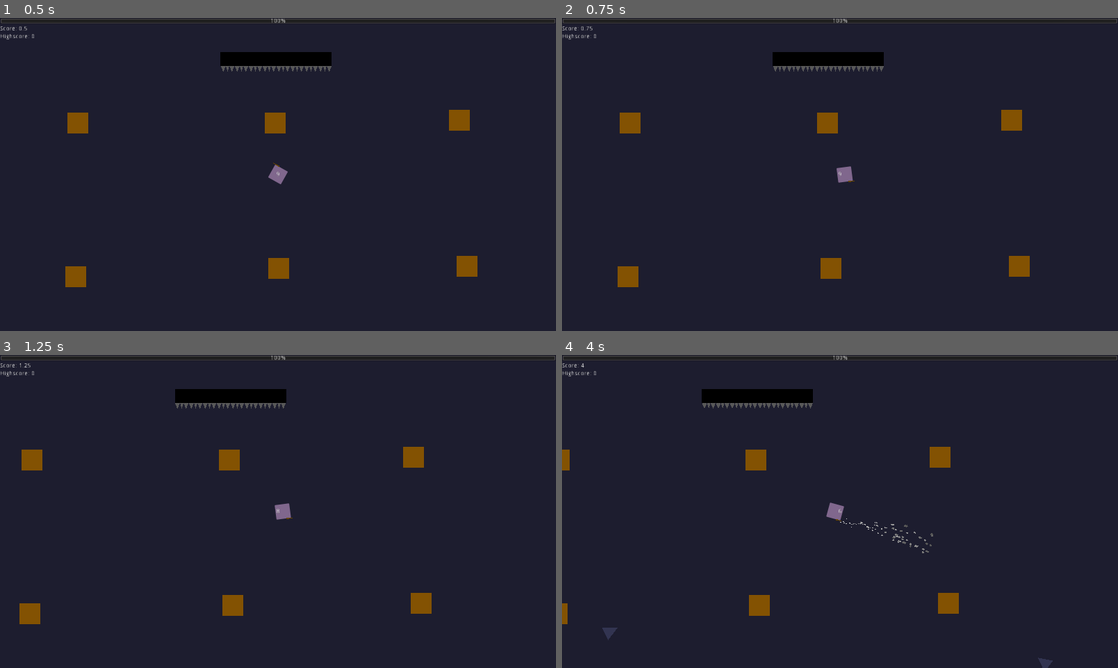
Above: before the commit, frames 1-4 (two rows, left to right).
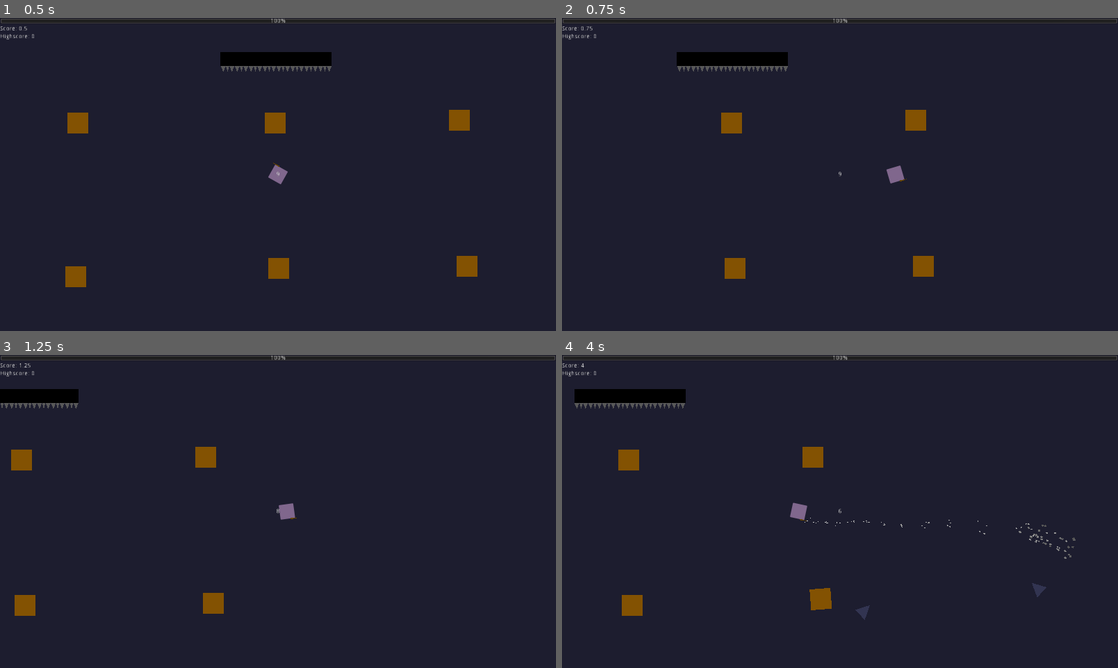
Above: after the commit, the same moments.

Repository: thx4nothing/LD51
Game: Godot game, scene res://core/Game.tscn
The game is run twice, just before and just after one commit, with the same random seed, the same clock (stepped at 60 frames per second) and the same inputs.
Inputs (mouse positions are in pixels of both pictures, inside the frame that each line leads up to):
- Up to frame 1 (0.5 s): no input
- Up to frame 2 (0.75 s): tap Enter at 0.5 s; move the mouse to (962, 158) at 0.52 s; hold D (move_right) from 0.53 s (still down); right-click (962, 158) at 0.6 s
- Up to frame 3 (1.25 s): keep holding D (move_right)
- Up to frame 4 (4 s): move the mouse to (728, 527) at 1.27 s; release D (move_right) at 1.28 s; hold S (move_down) 1.28-2.03 s; click (728, 527) at 1.35 s; right-click (728, 527) at 1.55 s; move the mouse to (895, 442) at 2.02 s; hold D (move_right) 2.03-2.78 s; right-click (895, 442) at 2.1 s; move the mouse to (812, 574) at 2.77 s; hold W (move_up) 2.78-3.53 s; right-click (812, 574) at 2.85 s; move the mouse to (1006, 558) at 3.52 s; press the mouse at (1006, 558) at 3.53 s; hold A (move_left) from 3.53 s (still down); right-click (1006, 558) at 3.8 s

Frame 1 is identical in both runs. In frame 2, 4.6% of the frame differs, in the area x 10-85%, y 10-86%; in frame 3, 3.9%; in frame 4, 5.0%, in the area x 0-93%, y 10-100%.

Commit message:
refactored movement, added dodging

Diff:
--- a/characters/enemies/enemy.gd
+++ b/characters/enemies/enemy.gd
@@ -2,7 +2,7 @@
 class_name Enemy
 
 # movement
-export (float) var speed := 200.0
+export (float) var speed := 500.0
 var velocity: Vector2 = Vector2.ZERO
 
 # hp and damage
--- a/characters/player/Player.tscn
+++ b/characters/player/Player.tscn
@@ -223,6 +223,7 @@
 amount = 1000
 lifetime = 3.0
 speed_scale = 5.11
+visibility_rect = Rect2( -22, -46.313, 271.513, 85.2066 )
 local_coords = false
 process_material = SubResource( 5 )
 
@@ -264,5 +265,10 @@
 [node name="Shrink" type="Node" parent="States"]
 script = ExtResource( 7 )
 
+[node name="DodgeTimer" type="Timer" parent="."]
+wait_time = 3.0
+one_shot = true
+
 [connection signal="timeout" from="BlinkTimer" to="." method="_on_BlinkTimer_timeout"]
 [connection signal="timeout" from="SpellTimer" to="." method="_on_SpellTimer_timeout"]
+[connection signal="timeout" from="DodgeTimer" to="." method="_on_DodgeTimer_timeout"]
--- a/characters/player/player.gd
+++ b/characters/player/player.gd
@@ -18,9 +18,12 @@
 
 # movement
 var _velocity: Vector2 = Vector2.ZERO
-export var _acceleration: float = 10000 # p/s^2
-export var _max_speed: float = 300 # p/s
+export var speed: float = 300 # p/s
+export var friction = 0.18
 var _knockback: Vector2 = Vector2.ZERO
+export var dodge_speed: float = 25000
+export var dodge_cooldown: float = 3.0
+var dodged: bool = false
 
 # nodes
 onready var _shoot_point: Position2D = $Body/Wand/ShootPoint as Position2D
@@ -34,6 +37,7 @@
 onready var blood_particles: Particles2D = $BloodParticles as Particles2D
 onready var shrinking_particles: Particles2D = $Body/Wand/ShrinkingParticles as Particles2D
 onready var shrink_ray: RayCast2D = $ShrinkRay as RayCast2D
+onready var dodge_timer: Timer = $DodgeTimer as Timer
 
 # spell changer
 onready var spell_timer: Timer = $SpellTimer as Timer
@@ -62,13 +66,22 @@
 func _physics_process(delta: float) -> void:
 	if dead: return
 	state.physics_tick(self, delta)
-	var direction: = Vector2(Input.get_axis("move_left", "move_right"), Input.get_axis("move_up", "move_down")).normalized()
-	var _move_vector: Vector2 = _acceleration * direction * delta + _knockback
-	if _knockback != Vector2.ZERO:
+	var direction: = Vector2(Input.get_axis("move_left", "move_right"), Input.get_axis("move_up", "move_down"))
+	if direction.length() > 1.0:
+		direction = direction.normalized()
+	var target_velocity = direction * speed
+
+	if direction and Input.is_action_just_pressed("dodge") and not _knockback and not dodged:
+		dodged = true
+		dodge_timer.start(dodge_cooldown)
+		target_velocity += direction * dodge_speed
+	elif _knockback:
+		target_velocity += _knockback
 		_knockback.x = move_toward(_knockback.x, 0, 100)
 		_knockback.y = move_toward(_knockback.y, 0, 100)
-		print(_move_vector)
-	_velocity = move_and_slide(_move_vector)
+
+	_velocity += (target_velocity - _velocity) * friction
+	_velocity = move_and_slide(_velocity)
 	var _rotation: float = get_angle_to(get_global_mouse_position())
 	body.rotation = _rotation
 	collision_body.rotation = _rotation
@@ -85,7 +98,7 @@
 		blood_particles.emitting = true
 		health.take_damage(amount)
 		var normals = source.global_position.direction_to(global_position)
-		_knockback += normals * 1000
+		_knockback = normals * 1000
 
 func _health_changed(value) -> void:
 	if value <= 0 and not dead:
@@ -107,3 +120,7 @@
 	while state == prev_state:
 		self.state = $"%States".get_children()[randi() % spell_count]
 	emit_signal("spell_changed", state)
+
+
+func _on_DodgeTimer_timeout() -> void:
+	dodged = false
--- a/core/World.tscn
+++ b/core/World.tscn
@@ -22,9 +22,9 @@
 glow_bicubic_upscale = true
 
 [sub_resource type="NavigationPolygon" id=1]
-vertices = PoolVector2Array( -1298, 807, -993, -814, 1115, -827, 1406, 814 )
+vertices = PoolVector2Array( -4918, 4927, -4939, -4951, 4939, -4951, 4960, 4948 )
 polygons = [ PoolIntArray( 0, 1, 2, 3 ) ]
-outlines = [ PoolVector2Array( -1298, 807, -993, -814, 1115, -827, 1406, 814 ) ]
+outlines = [ PoolVector2Array( -4918, 4927, -4939, -4951, 4939, -4951, 4960, 4948 ) ]
 
 [node name="World" type="Node2D"]
 script = ExtResource( 4 )
@@ -50,10 +50,10 @@
 [node name="Node" type="Node" parent="Camera2D"]
 
 [node name="TopLeft" type="Position2D" parent="Camera2D/Node"]
-position = Vector2( -737, -430 )
+position = Vector2( -4884, -4913 )
 
 [node name="BottomRight" type="Position2D" parent="Camera2D/Node"]
-position = Vector2( 828, 465 )
+position = Vector2( 4915, 4888 )
 
 [node name="Navigation2D" type="Navigation2D" parent="."]
 
@@ -83,26 +83,28 @@
 [node name="SpikeWall8" parent="Navigation2D/Spikes" instance=ExtResource( 8 )]
 position = Vector2( 108, -266 )
 
+[node name="Crates" type="Node" parent="Navigation2D"]
+
+[node name="Crate" parent="Navigation2D/Crates" instance=ExtResource( 9 )]
+position = Vector2( -461, -118 )
+
+[node name="Crate2" parent="Navigation2D/Crates" instance=ExtResource( 9 )]
+position = Vector2( -7, -118 )
+
+[node name="Crate3" parent="Navigation2D/Crates" instance=ExtResource( 9 )]
+position = Vector2( 417, -125 )
+
+[node name="Crate4" parent="Navigation2D/Crates" instance=ExtResource( 9 )]
+position = Vector2( 435, 211 )
+
+[node name="Crate5" parent="Navigation2D/Crates" instance=ExtResource( 9 )]
+position = Vector2( 1, 216 )
+
+[node name="Crate6" parent="Navigation2D/Crates" instance=ExtResource( 9 )]
+position = Vector2( -465, 235 )
+
 [node name="NavigationPolygonInstance" type="NavigationPolygonInstance" parent="Navigation2D"]
 navpoly = SubResource( 1 )
 
 [node name="Player" parent="Navigation2D" groups=["player"] instance=ExtResource( 10 )]
 unique_name_in_owner = true
-
-[node name="Crate" parent="Navigation2D" instance=ExtResource( 9 )]
-position = Vector2( -461, -118 )
-
-[node name="Crate2" parent="Navigation2D" instance=ExtResource( 9 )]
-position = Vector2( -7, -118 )
-
-[node name="Crate3" parent="Navigation2D" instance=ExtResource( 9 )]
-position = Vector2( 417, -125 )
-
-[node name="Crate4" parent="Navigation2D" instance=ExtResource( 9 )]
-position = Vector2( 435, 211 )
-
-[node name="Crate5" parent="Navigation2D" instance=ExtResource( 9 )]
-position = Vector2( 1, 216 )
-
-[node name="Crate6" parent="Navigation2D" instance=ExtResource( 9 )]
-position = Vector2( -465, 235 )
--- a/project.godot
+++ b/project.godot
@@ -144,6 +144,7 @@
 , Object(InputEventJoypadButton,"resource_local_to_scene":false,"resource_name":"","device":0,"button_index":7,"pressure":0.0,"pressed":false,"script":null)
 , Object(InputEventJoypadButton,"resource_local_to_scene":false,"resource_name":"","device":0,"button_index":5,"pressure":0.0,"pressed":false,"script":null)
 , Object(InputEventJoypadButton,"resource_local_to_scene":false,"resource_name":"","device":0,"button_index":0,"pressure":0.0,"pressed":false,"script":null)
+, Object(InputEventKey,"resource_local_to_scene":false,"resource_name":"","device":0,"alt":false,"shift":false,"control":false,"meta":false,"command":false,"pressed":false,"scancode":0,"physical_scancode":16777238,"unicode":0,"echo":false,"script":null)
  ]
 }
 debug_change_mode={
@@ -154,6 +155,15 @@
 debug_spawn_enemy={
 "deadzone": 0.5,
 "events": [ Object(InputEventKey,"resource_local_to_scene":false,"resource_name":"","device":0,"alt":false,"shift":false,"control":false,"meta":false,"command":false,"pressed":false,"scancode":0,"physical_scancode":69,"unicode":0,"echo":false,"script":null)
+ ]
+}
+dodge={
+"deadzone": 0.5,
+"events": [ Object(InputEventMouseButton,"resource_local_to_scene":false,"resource_name":"","device":0,"alt":false,"shift":false,"control":false,"meta":false,"command":false,"button_mask":0,"position":Vector2( 0, 0 ),"global_position":Vector2( 0, 0 ),"factor":1.0,"button_index":2,"pressed":false,"doubleclick":false,"script":null)
+, Object(InputEventKey,"resource_local_to_scene":false,"resource_name":"","device":0,"alt":false,"shift":false,"control":false,"meta":false,"command":false,"pressed":false,"scancode":0,"physical_scancode":16777240,"unicode":0,"echo":false,"script":null)
+, Object(InputEventJoypadButton,"resource_local_to_scene":false,"resource_name":"","device":0,"button_index":1,"pressure":0.0,"pressed":false,"script":null)
+, Object(InputEventJoypadButton,"resource_local_to_scene":false,"resource_name":"","device":0,"button_index":4,"pressure":0.0,"pressed":false,"script":null)
+, Object(InputEventJoypadButton,"resource_local_to_scene":false,"resource_name":"","device":0,"button_index":6,"pressure":0.0,"pressed":false,"script":null)
  ]
 }
 
